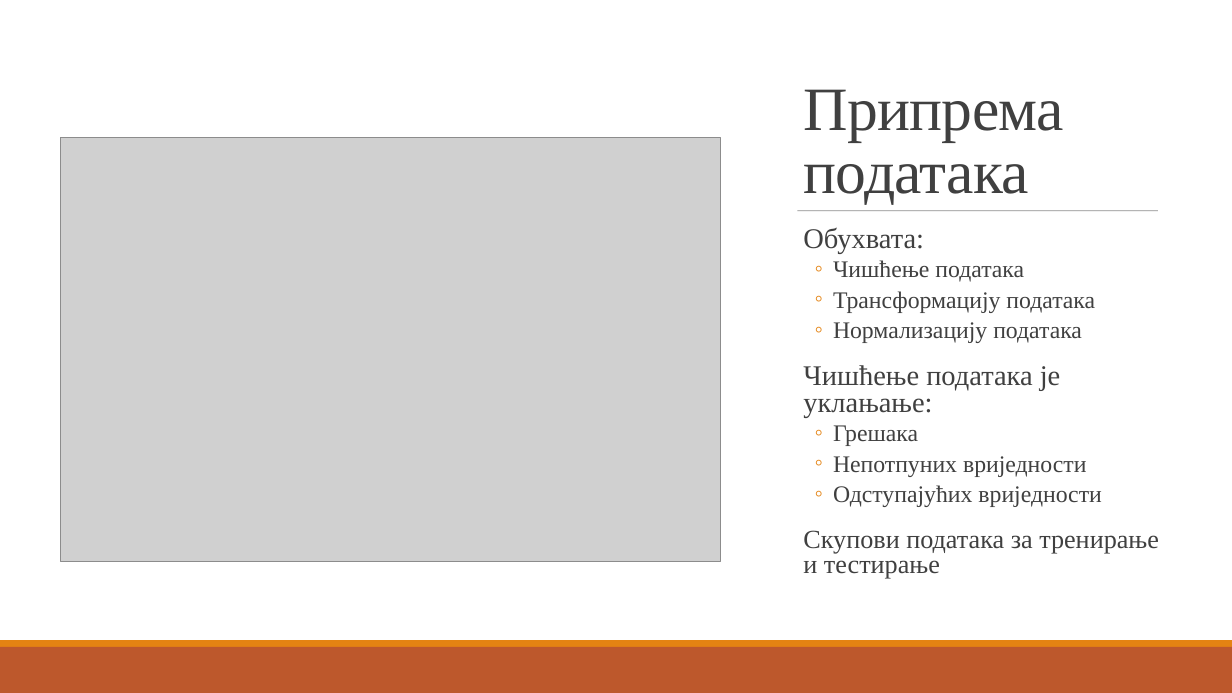
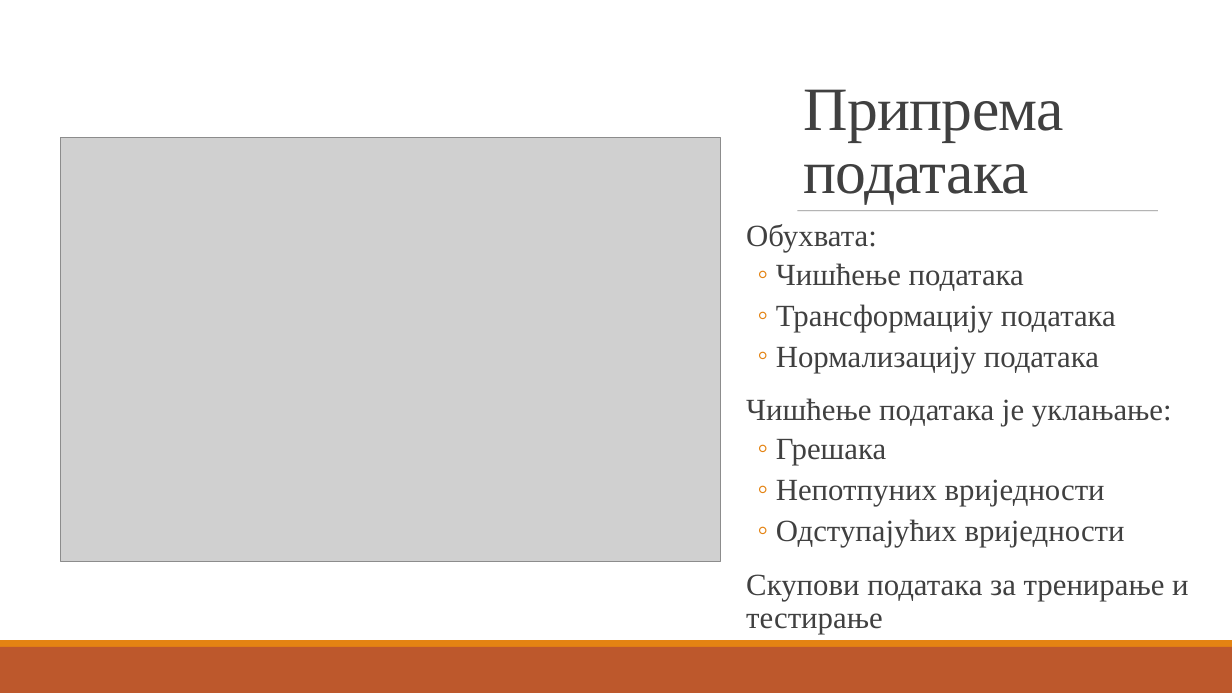
Before and after one commit to ChaosNik/Predicting-the-number-of-people-in-a-room, a slide deck: slide 8 of Presentation/Razvoj rješenja za predviđanje broja osoba u prostoriji.pptx. Drawn at 1232x693 pixels with LibreOffice and Linux fonts; fonts in the diff are those of the drawing; grey boxes stand for pictures. Boxes give left, top, right and bottom in pixels: in the first picture for what was removed or moved away, otherwise in the second. Text is boxed around its words. In the diff, an @@ line names an element or a change of style, - is before the commit and + after.

```diff
--- a/Presentation/Razvoj rješenja za predviđanje broja osoba u prostoriji.pptx
+++ b/Presentation/Razvoj rješenja za predviđanje broja osoba u prostoriji.pptx
@@ text "Обухвата:": place and size @@
-text "Обухвата:" at [803, 227, 1159, 579]
+text "Обухвата:" at [746, 224, 1188, 634]
@@ text "Обухвата:" at [746, 224, 1188, 634]: size 22.2 to 24 pt in "Обухвата:", "Чишћење података je уклањање:"; size 18.5 to 24 pt in "Чишћење података", "Трансформацију података", "Нормализацију података", "Грешака" and 2 more places; size 20.4 to 24 pt in "Скупови података за тренирање и тестирање"; line spacing 0.8 to 0.9 @@
```
Also in this commit, not shown: 11 other slides changed, 1 other file.
